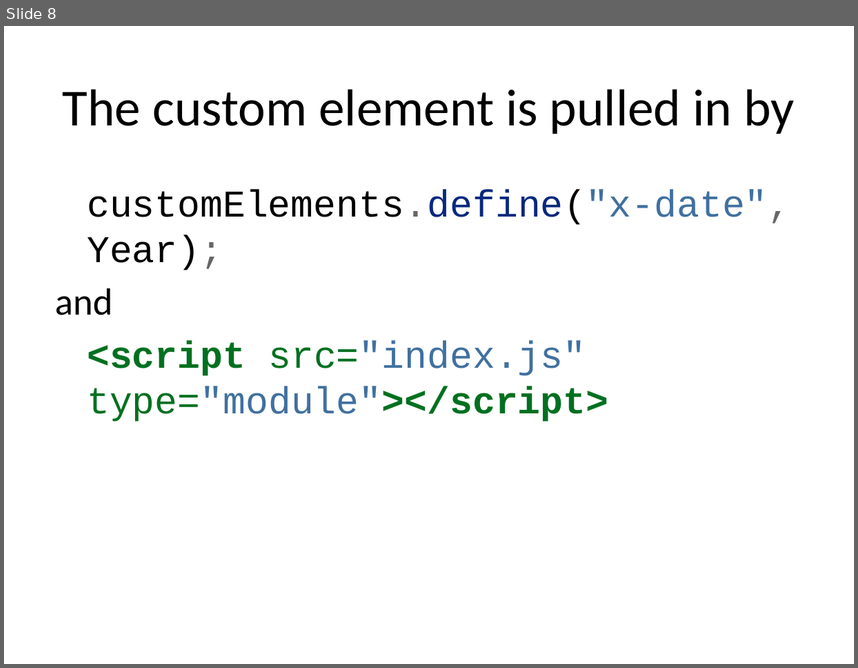
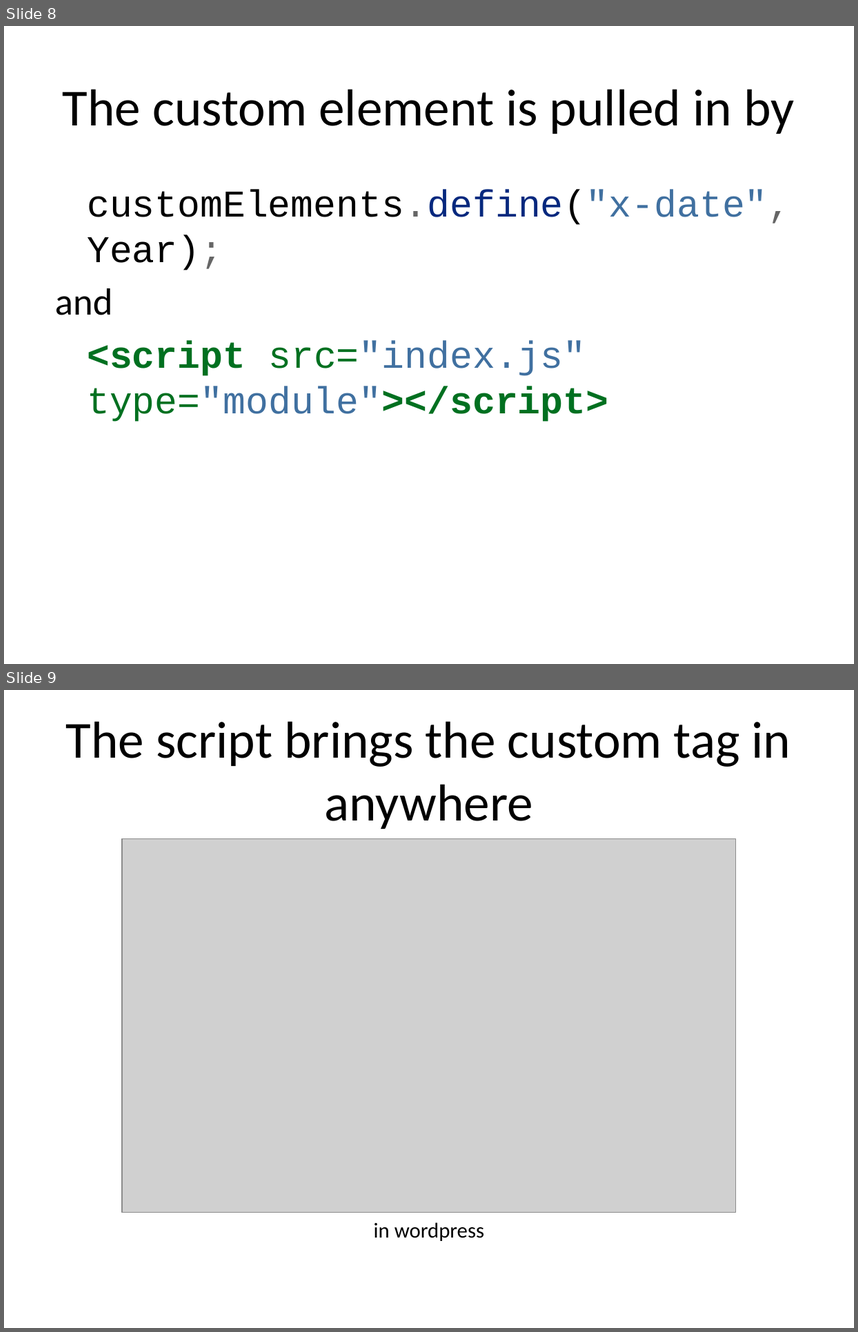
Before and after one commit to rhildred/INFO8985, a slide deck: microfrontend_instrumenting/slides.pptx. Shown one above the other, each under a label of ours: slide 8 before the commit, slides 8 and 9 after it. The pictures are 858x668 and 858x1332 pixels, drawn with LibreOffice and Linux fonts; fonts in the diff are those of the drawing; grey boxes stand for pictures. Boxes give left, top, right and bottom in pixels: in the first picture for what was removed or moved away, otherwise in the second. Text is boxed around its words. In the diff, an @@ line names an element or a change of style, - is before the commit and + after.

```diff
--- a/microfrontend_instrumenting/slides.pptx
+++ b/microfrontend_instrumenting/slides.pptx
@@ slide 9 added at (4,690,854,1328), background #FFFFFF @@
@@ title added at (66,721,791,829), 44 pt, text #000000 @@
+The script brings the custom tag in anywhere
@@ picture added at (122,839,736,1212) @@
@@ text added at (374,1222,484,1241), 18 pt, text #000000 @@
+in wordpress
```
Also in this commit, not shown: 5 other slides added, 11 other files.
